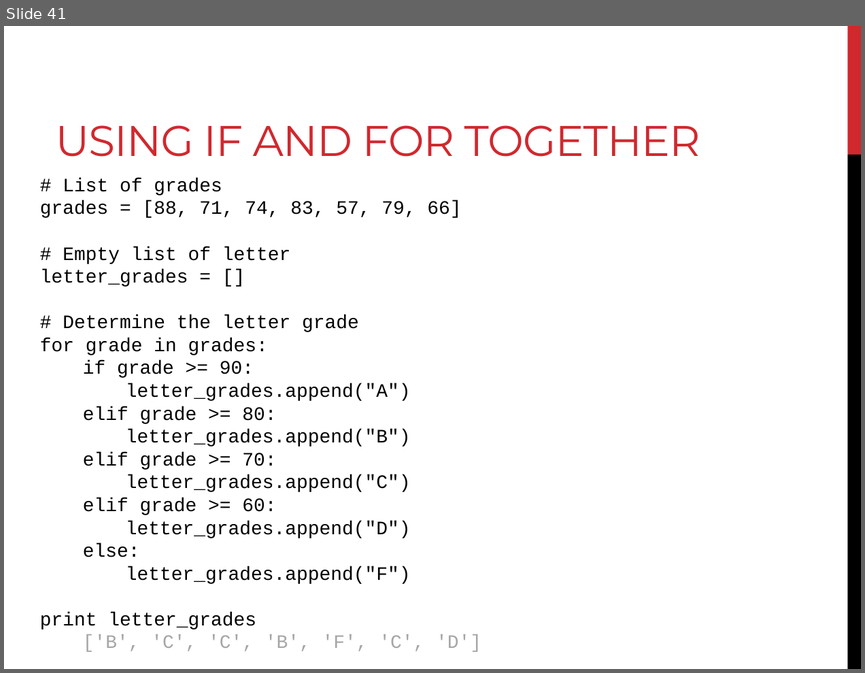
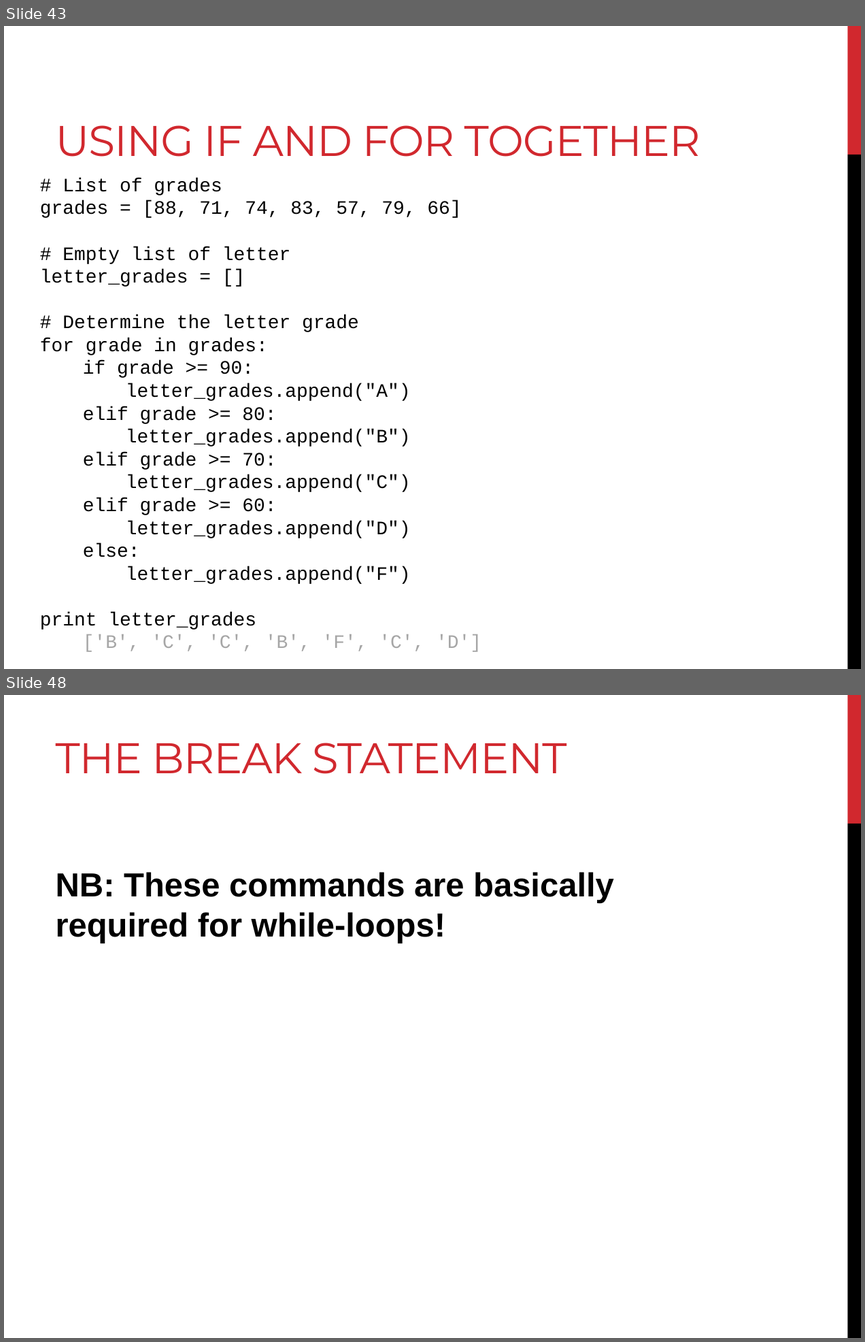
Before and after one commit to BjornFJohansson/ccbb_bigdata2015_python, a slide deck: slides/day2_slides.pptx. Shown one above the other, each under a label of ours: slide 41 before the commit, slides 43 and 48 after it; the slides between them are not shown. The pictures are 865x673 and 865x1342 pixels, drawn with LibreOffice and Linux fonts; fonts in the diff are those of the drawing. Boxes give left, top, right and bottom in pixels: in the first picture for what was removed or moved away, otherwise in the second. Text is boxed around its words. In the diff, an @@ line names an element or a change of style, - is before the commit and + after.

Commit message:
break, continue

```diff
--- a/slides/day2_slides.pptx
+++ b/slides/day2_slides.pptx
@@ slide 48 added at (4, 695, 861, 1338), background #FFFFFF; not listed: 2 template elements that a slide beside it also shows @@
@@ title added at (56, 743, 567, 774), 36 pt, text #D1282E @@
+THE BREAK STATEMENT
@@ text added at (56, 872, 614, 943), 28 pt, text #000000, bold @@
+NB: These commands are basically required for while-loops!
@@ what was slide 41 is now slide 43 @@
```
Also in this commit, not shown: 7 other slides added.
